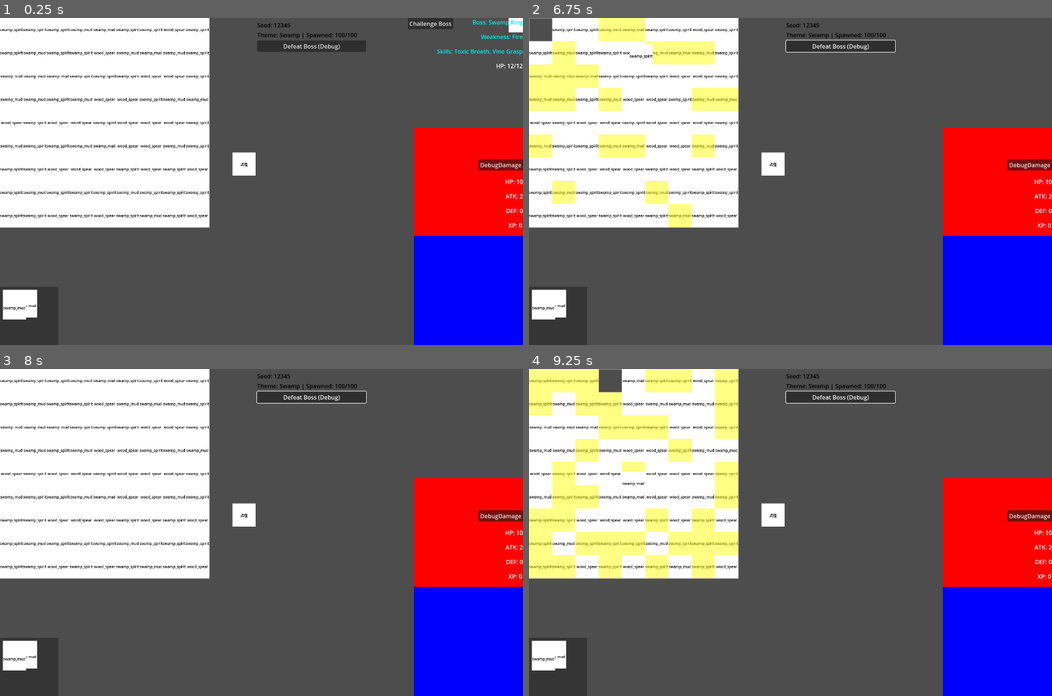
Above: before the commit, frames 1-4 (two rows, left to right).
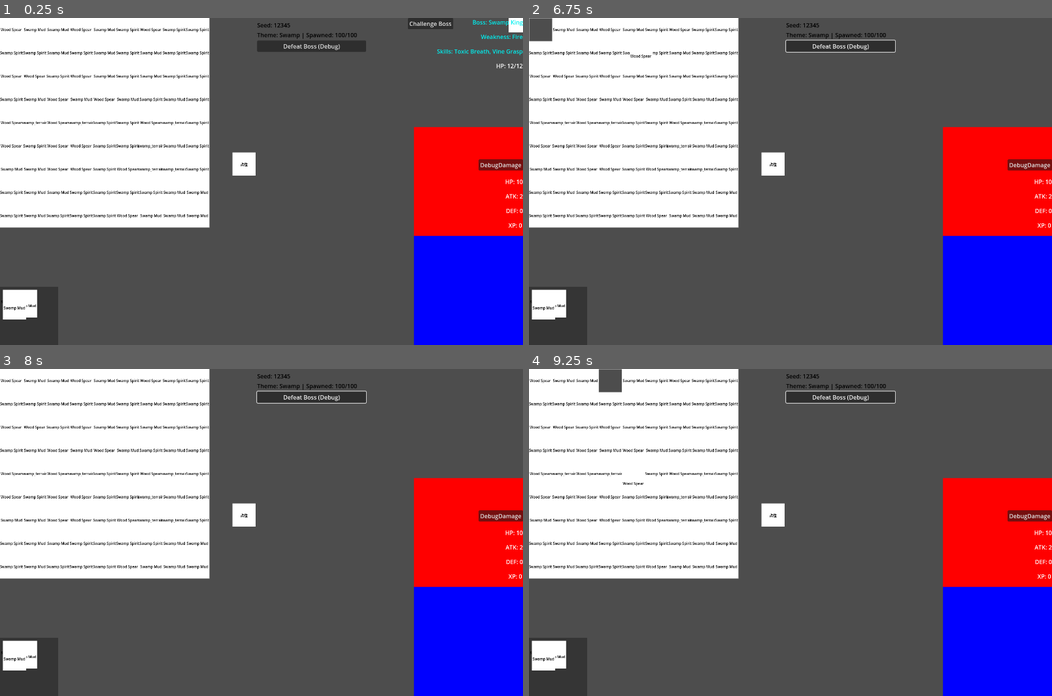
Above: after the commit, the same moments.

Repository: juni-freentocob/push-the-land
Game: Godot game, scene res://scenes/Main.tscn
The game is run twice, just before and just after one commit, with the same random seed, the same clock (stepped at 60 frames per second) and the same inputs.
Inputs (mouse positions are in pixels of both pictures, inside the frame that each line leads up to):
- Up to frame 1 (0.25 s): no input
- Up to frame 2 (6.75 s): click "DebugDamage" at 0.5 s; click "Challenge Boss" at 1.25 s; click "Theme A" at 2 s; click "Defeat Boss (Debug)" at 2.75 s; click "DebugDamage" at 3.5 s; click "Defeat Boss (Debug)" at 4.25 s; click "DebugDamage" at 5 s; click "Defeat Boss (Debug)" at 5.75 s; tap Enter at 6.5 s; drag from (539, 31) to (842, 109) at 6.52 s
- Up to frame 3 (8 s): drag from (36, 382) to (235, 597) at 7.27 s
- Up to frame 4 (9.25 s): move the mouse to (586, 382) at 8.02 s; click (586, 382) at 8.17 s; tap Space at 8.75 s; drag from (612, 382) to (633, 483) at 8.77 s

The runs differ from the first frame. In frame 1, 2.2% of the frame differs, in the area x 0-40%, y 3-90%; in frame 2, 8.3%; in frame 3, 2.2%; in frame 4, 13%, in the area x 0-40%, y 0-90%.

Commit message:
Docs: record T10 spirit+terrain enemy path and coexistence with MergeRule

Diff:
--- /dev/null
+++ b/data/cards/swamp_terrain_complete.tres
@@ -0,0 +1,21 @@
+[gd_resource type="Resource" script_class="CardDef" load_steps=2 format=3 uid="uid://bu20cx6sw2fos"]
+
+[ext_resource type="Script" uid="uid://bh4ielkgicvpi" path="res://scripts/data/card_def.gd" id="1_6w443"]
+
+[resource]
+script = ExtResource("1_6w443")
+id = &"swamp_terrain_complete"
+display_name = "swamp_terrain"
+terrain_part = &"swamp"
+kind = 0
+theme_tags = PackedStringArray("swamp")
+stats = {
+"complete_terrain": true
+}
+terrain_part = &"swamp"
+kind = 0
+theme_tags = PackedStringArray("swamp")
+stats = {
+"complete_terrain": true
+}
+metadata/_custom_type_script = "uid://bh4ielkgicvpi"
--- a/data/themes/swamp_theme.tres
+++ b/data/themes/swamp_theme.tres
@@ -9,6 +9,7 @@
 deck_weights = {
 "swamp_mud": 30,
 "swamp_spirit": 50,
+"swamp_terrain_complete": 10,
 "wood_spear": 20
 }
 boss_id = &"swamp_boss"
--- a/scripts/board/board.gd
+++ b/scripts/board/board.gd
@@ -3,6 +3,7 @@
 
 signal board_cell_dropped(card_view: Node, cell: Vector2i)
 signal merge_happened(input_a: StringName, input_b: StringName, output: StringName, cell: Vector2i)
+signal spirit_terrain_happened(spirit_id: StringName, terrain_id: StringName, output: StringName, cell: Vector2i)
 
 @export var board_size: int = 9
 @export var cell_size: int = 64
@@ -14,6 +15,7 @@
 var merge_rules: Array[MergeRule] = []
 var _hover_def_id: StringName = &""
 var _hover_locked: bool = false
+var _card_def_cache: Dictionary[StringName, CardDef] = {}
 
 func _ready() -> void:
 	pass
@@ -34,6 +36,12 @@
 		return false
 	var existing: CardView = occupancy.get(cell) as CardView
 	if existing != null and existing != card_view:
+		var existing_def := _get_card_def(existing.def_id)
+		var incoming_def := _get_card_def(card_view.def_id)
+		if _is_complete_terrain(existing_def) and _is_spirit(incoming_def):
+			return _resolve_spirit_terrain(existing, card_view, existing.def_id, card_view.def_id, cell)
+		if _is_complete_terrain(incoming_def) and _is_spirit(existing_def):
+			return _resolve_spirit_terrain(existing, card_view, existing.def_id, card_view.def_id, cell)
 		var rule := _find_merge_rule(card_view.def_id, existing.def_id)
 		if rule != null:
 			return _resolve_merge(existing, card_view, rule, cell)
@@ -91,7 +99,7 @@
 		if exclude != null and other == exclude:
 			other.set_highlighted(false)
 			continue
-		var can_merge := _find_merge_rule(def_id, other.def_id) != null
+		var can_merge := _can_trigger_interaction(def_id, other.def_id)
 		other.set_highlighted(can_merge)
 
 func clear_highlights() -> void:
@@ -118,6 +126,15 @@
 			return rule
 	return null
 
+func _can_trigger_interaction(id_a: StringName, id_b: StringName) -> bool:
+	if _find_merge_rule(id_a, id_b) != null:
+		return true
+	var def_a := _get_card_def(id_a)
+	var def_b := _get_card_def(id_b)
+	if def_a == null or def_b == null:
+		return false
+	return (_is_complete_terrain(def_a) and _is_spirit(def_b)) or (_is_complete_terrain(def_b) and _is_spirit(def_a))
+
 func _rule_matches(rule: MergeRule, id_a: StringName, id_b: StringName) -> bool:
 	if rule.inputs.size() != 2:
 		return false
@@ -136,6 +153,38 @@
 	incoming.queue_free()
 	merge_happened.emit(existing.def_id, incoming.def_id, rule.output, cell)
 	return true
+
+func _resolve_spirit_terrain(existing: CardView, incoming: CardView, existing_id: StringName, incoming_id: StringName, cell: Vector2i) -> bool:
+	_remove_card_from_occupancy(existing)
+	_remove_card_from_occupancy(incoming)
+	existing.queue_free()
+	incoming.queue_free()
+	spirit_terrain_happened.emit(existing_id, incoming_id, &"swamp_enemy", cell)
+	return true
+
+func _get_card_def(card_id: StringName) -> CardDef:
+	if card_id == &"":
+		return null
+	if _card_def_cache.has(card_id):
+		return _card_def_cache[card_id]
+	var path := "res://data/cards/%s.tres" % String(card_id)
+	var res := load(path)
+	var def := res as CardDef
+	if def != null:
+		_card_def_cache[card_id] = def
+	return def
+
+func _is_complete_terrain(def: CardDef) -> bool:
+	if def == null:
+		return false
+	if def.kind != CardDef.CardKind.TERRAIN_PART:
+		return false
+	return bool(def.stats.get("complete_terrain", false))
+
+func _is_spirit(def: CardDef) -> bool:
+	if def == null:
+		return false
+	return def.kind == CardDef.CardKind.SPIRIT
 
 func _update_hover_highlight() -> void:
 	var mouse_pos := get_viewport().get_mouse_position()
--- a/scripts/main.gd
+++ b/scripts/main.gd
@@ -42,6 +42,7 @@
 	_load_merge_rules()
 	board.set_merge_rules(merge_rules)
 	board.merge_happened.connect(_on_board_merge_happened)
+	board.spirit_terrain_happened.connect(_on_board_spirit_terrain_happened)
 	theme_choice.theme_chosen.connect(_on_theme_chosen)
 	hero_panel.equip_requested.connect(_on_equip_requested)
 	hero_panel.combat_requested.connect(_on_combat_requested)
@@ -112,7 +113,7 @@
 	card_view.hover_ended.connect(_on_card_hover_ended)
 	var label := card_view.get_node_or_null("Label") as Label
 	if label != null:
-		label.text = String(card_id)
+		label.text = _get_card_display_name(card_id)
 	_place_spawned_card(card_view, spawned_count)
 	spawned_count += 1
 
@@ -196,8 +197,33 @@
 	card_view.hover_ended.connect(_on_card_hover_ended)
 	var label := card_view.get_node_or_null("Label") as Label
 	if label != null:
-		label.text = String(output)
+		label.text = _get_card_display_name(output)
 	board.place_card_at_cell(card_view, cell)
+
+func _on_board_spirit_terrain_happened(_spirit_id: StringName, _terrain_id: StringName, output: StringName, cell: Vector2i) -> void:
+	var card_view := CARD_VIEW_SCENE.instantiate() as CardView
+	card_layer.add_child(card_view)
+	card_view.def_id = output
+	card_view.drag_started.connect(_on_card_drag_started)
+	card_view.drag_ended.connect(_on_card_drag_ended)
+	card_view.hover_started.connect(_on_card_hover_started)
+	card_view.hover_ended.connect(_on_card_hover_ended)
+	var label := card_view.get_node_or_null("Label") as Label
+	if label != null:
+		label.text = _get_card_display_name(output)
+	board.place_card_at_cell(card_view, cell)
+
+func _get_card_display_name(card_id: StringName) -> String:
+	var path := "res://data/cards/%s.tres" % String(card_id)
+	var res := load(path)
+	if res == null:
+		return String(card_id)
+	var def := res as CardDef
+	if def == null:
+		return String(card_id)
+	if def.display_name.is_empty():
+		return String(card_id)
+	return def.display_name
 
 func _on_theme_chosen(theme_id: StringName) -> void:
 	print("[Main] Theme chosen:", theme_id)
Not shown, changed: PLANS.md
Not shown, changed: docs/DATA_SCHEMA.md
Not shown, changed: docs/STATE.md
